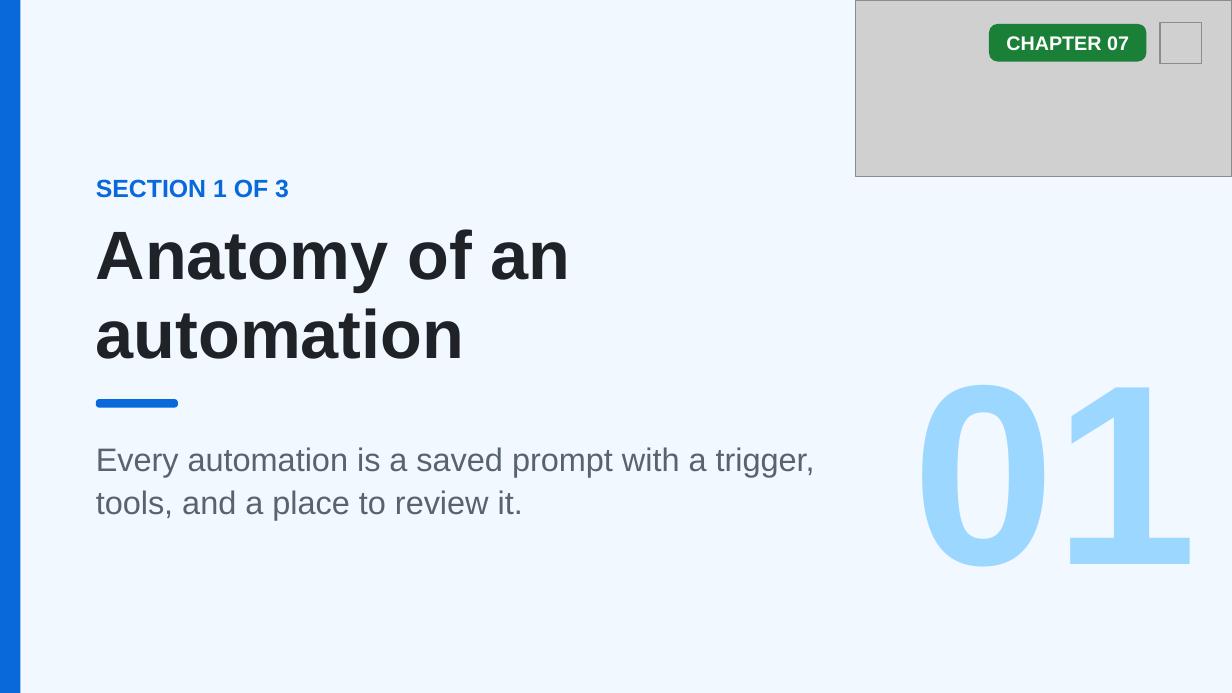
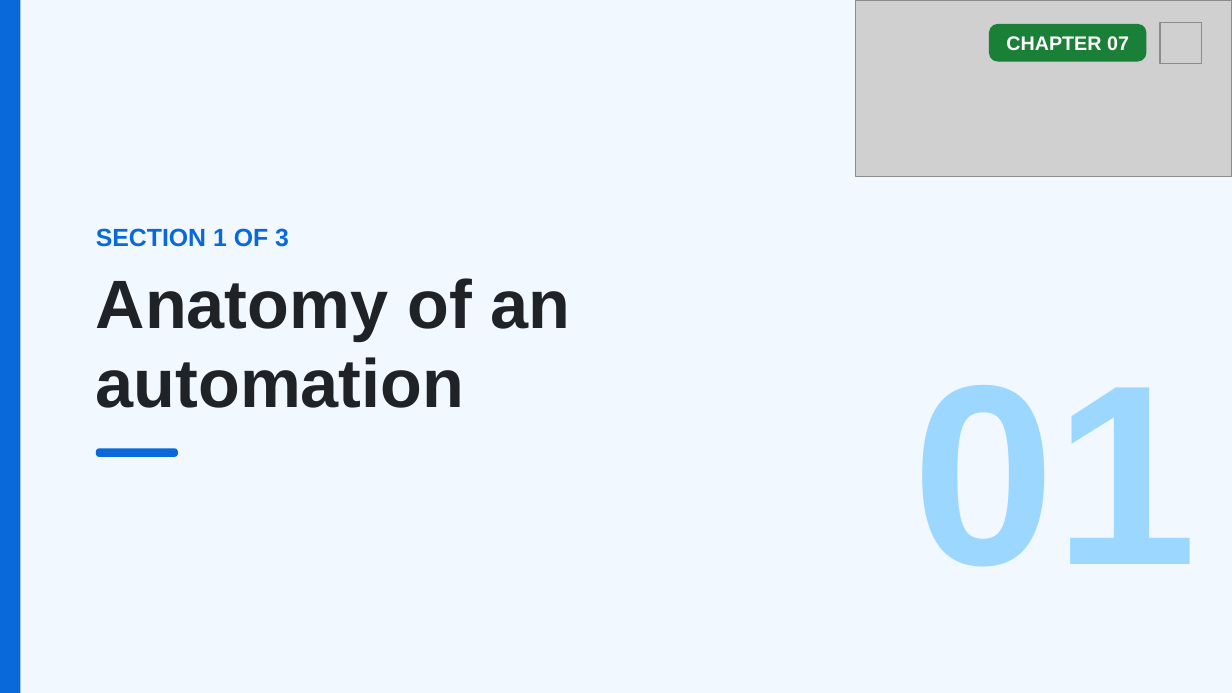
Before and after one commit to github/copilot-app-for-beginners, a slide deck: slide 3 of slides/07-automations.pptx. Drawn at 1232x693 pixels with LibreOffice and Linux fonts; fonts in the diff are those of the drawing; grey boxes stand for pictures. Boxes give left, top, right and bottom in pixels: in the first picture for what was removed or moved away, otherwise in the second. Text is boxed around its words. In the diff, an @@ line names an element or a change of style, - is before the commit and + after.

```diff
--- a/slides/07-automations.pptx
+++ b/slides/07-automations.pptx
@@ 2 texts, 1 rounded rectangle: place and size @@
-2 texts, 1 rounded rectangle at (96, 179, 571, 408)
+2 texts, 1 rounded rectangle at (96, 228, 571, 457)
@@ text removed at (96, 447, 815, 520) @@
-Every automation is a saved prompt with a trigger, tools, and a place to review it.
```
Also in this commit, not shown: 4 other slides changed, 7 other files.
